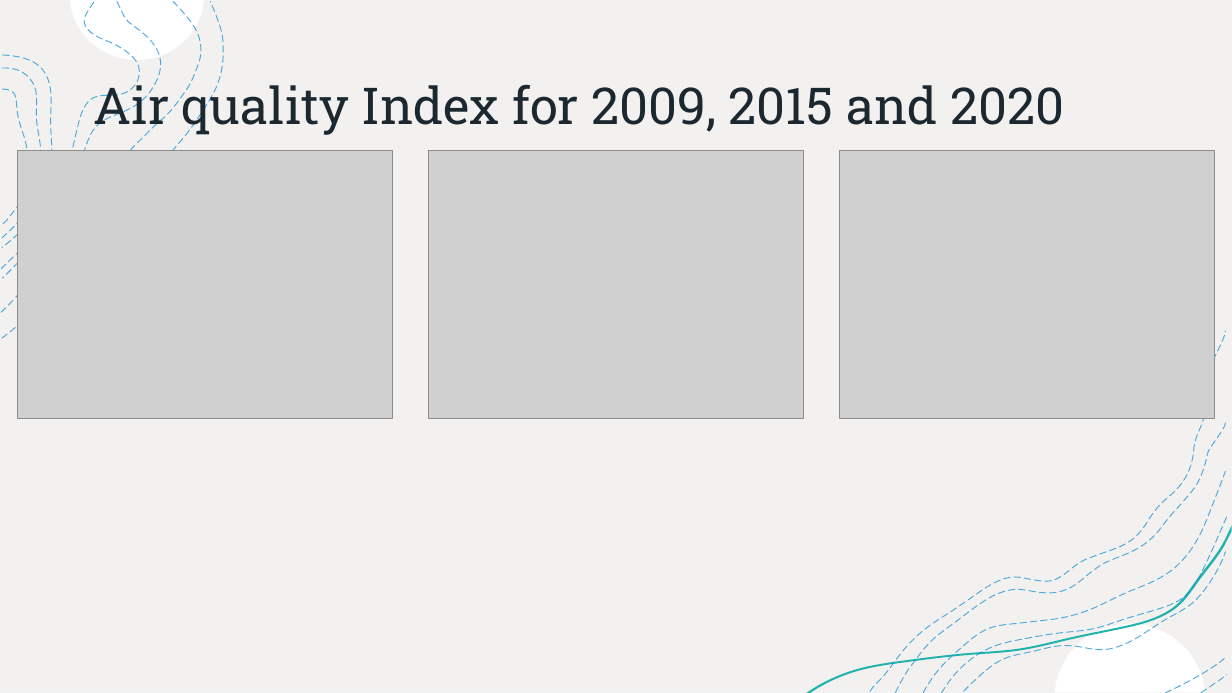
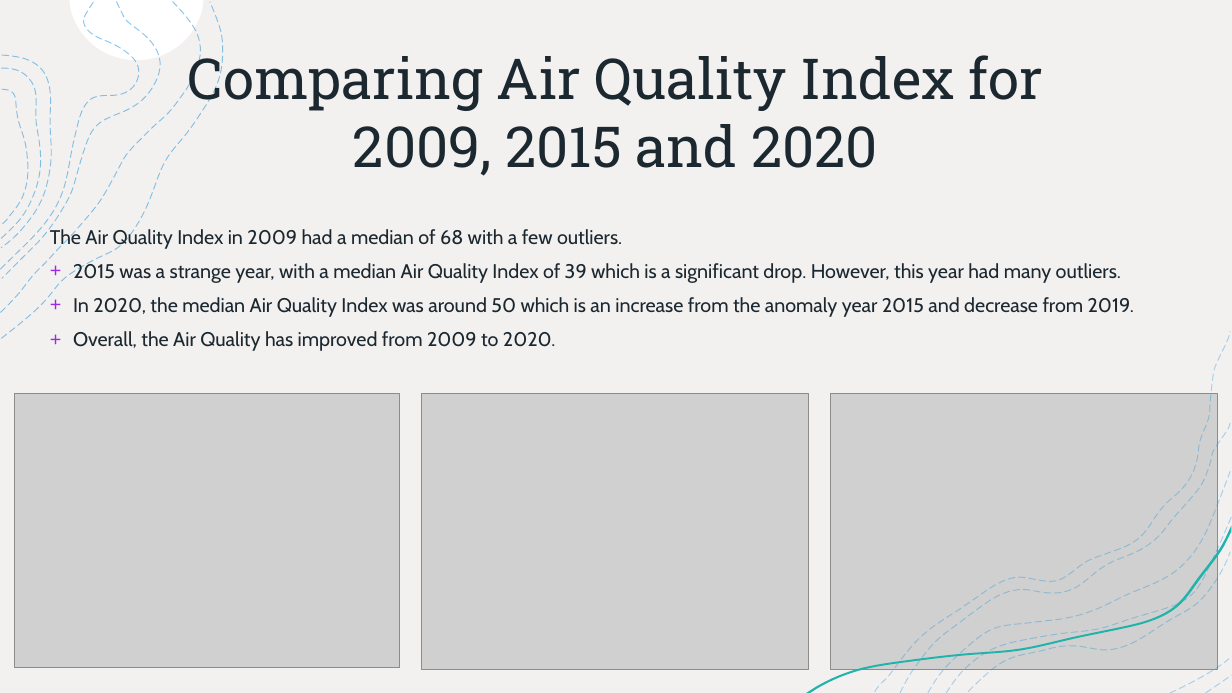
Before and after one commit to paloni-dotcom/Se7en, a slide deck: slide 9 of Presentation/AQI_Presentation.pptx. Drawn at 1232x693 pixels with LibreOffice and Linux fonts; fonts in the diff are those of the drawing; grey boxes stand for pictures. Boxes give left, top, right and bottom in pixels: in the first picture for what was removed or moved away, otherwise in the second. Text is boxed around its words. In the diff, an @@ line names an element or a change of style, - is before the commit and + after.

```diff
--- a/Presentation/AQI_Presentation.pptx
+++ b/Presentation/AQI_Presentation.pptx
@@ rectangle removed at (x1=0, y1=0, x2=1232, y2=693) @@
@@ rectangle added at (x1=0, y1=0, x2=1232, y2=693), fill #FFFFFF, outline #F2F2F2 1 pt @@
@@ rectangle added at (x1=0, y1=0, x2=1232, y2=693), fill #F3F0F0 @@
@@ title "Comparing Air Quality Index for ..." at (x1=188, y1=48, x2=1043, y2=176): vertical alignment middle to bottom @@
@@ title at (x1=188, y1=48, x2=1043, y2=176): text changed; size 39.6 to 44 pt @@
-Air quality Index for 2009, 2015 and 2020
+Comparing Air Quality Index for 2009, 2015 and 2020
@@ group removed at (x1=2, y1=2, x2=224, y2=338): 4 freeform shapes @@
@@ group added at (x1=1, y1=0, x2=224, y2=338): 8 freeform shapes @@
@@ text added at (x1=50, y1=227, x2=1134, y2=351), 15.4 pt, text #1B2830 @@
+The Air Quality Index in 2009 had a median of 68 with a few outliers.
++ 2015 was a strange year, with a median Air Quality Index of 39 which is a significant drop. However, this year had many outliers.
++ In 2020, the median Air Quality Index was around 50 which is an increase from the anomaly year 2015 and decrease from 2019.
++ Overall, the Air Quality has improved from 2009 to 2020.
@@ freeform shape removed at (x1=871, y1=331, x2=1226, y2=691) @@
@@ picture resized from (x1=18, y1=151, x2=393, y2=419) to (x1=15, y1=394, x2=400, y2=668) @@
@@ picture resized from (x1=429, y1=151, x2=804, y2=419) to (x1=421, y1=394, x2=809, y2=670) @@
@@ picture resized from (x1=839, y1=151, x2=1214, y2=419) to (x1=831, y1=394, x2=1218, y2=670) @@
@@ group added at (x1=806, y1=332, x2=1232, y2=693): 8 freeform shapes @@
@@ freeform shape removed at (x1=964, y1=552, x2=1226, y2=691) @@
```
Also in this commit, not shown: 8 other slides changed, 1 slide added, 2 other files.
